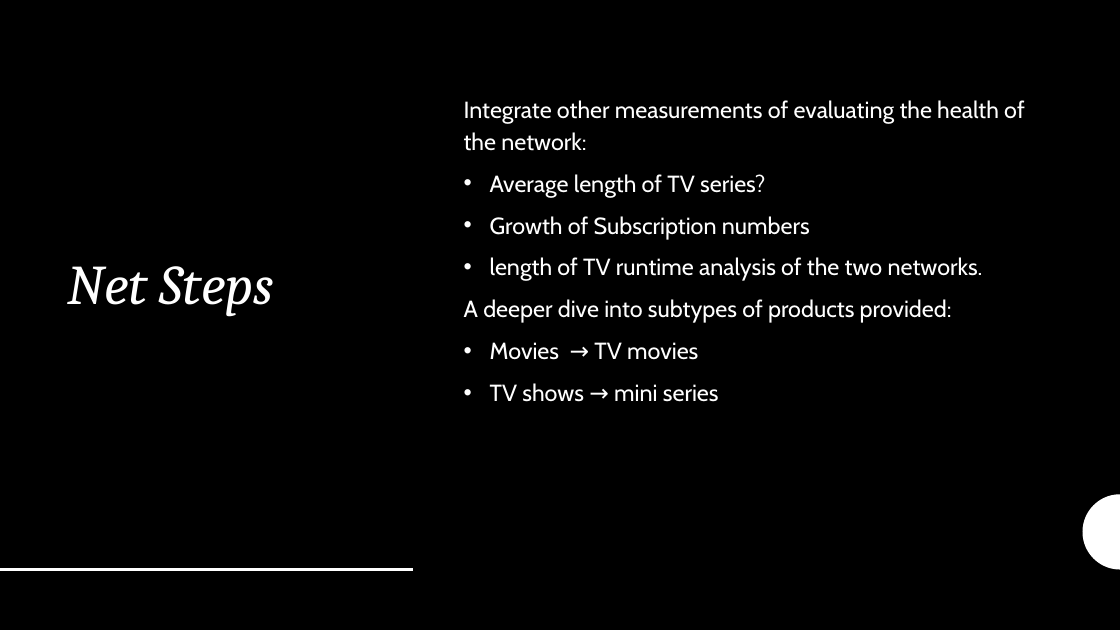
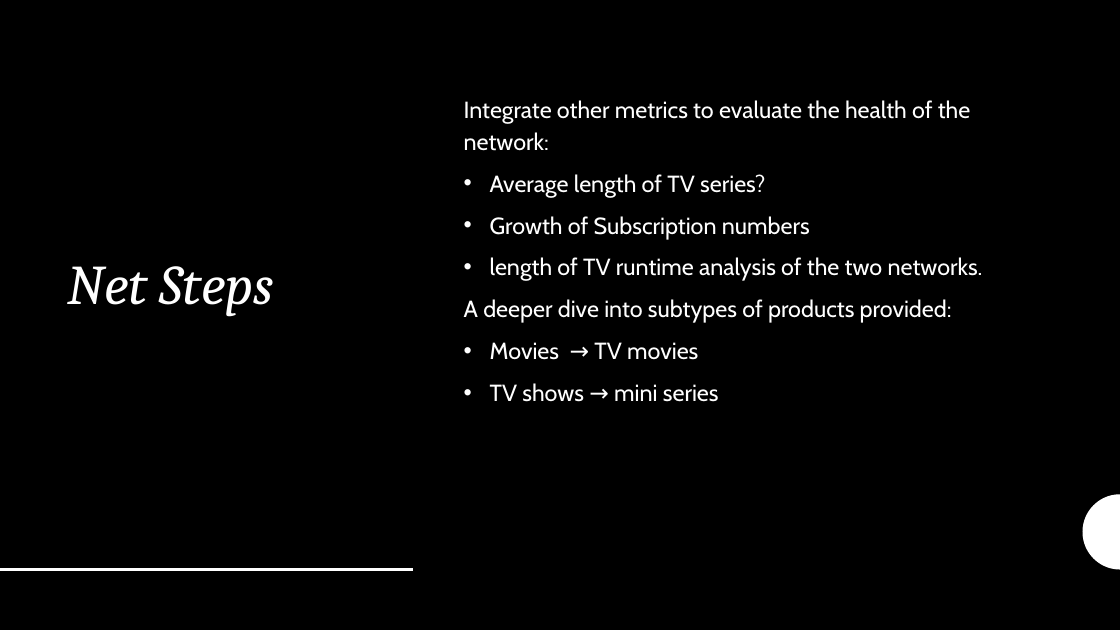
Before and after one commit to qwang27/Python_Into_Project, a slide deck: slide 8 of Analysis of Disney Plus Competitiveness over Netflix.pptx. Drawn at 1120x630 pixels with LibreOffice and Linux fonts; fonts in the diff are those of the drawing. Boxes give left, top, right and bottom in pixels: in the first picture for what was removed or moved away, otherwise in the second. Text is boxed around its words. In the diff, an @@ line names an element or a change of style, - is before the commit and + after.

```diff
--- a/Analysis of Disney Plus Competitiveness over Netflix.pptx
+++ b/Analysis of Disney Plus Competitiveness over Netflix.pptx
@@ text at (464, 100, 970, 151): text changed @@
-Integrate other measurements of evaluating the health of the network:
+Integrate other metrics to evaluate the health of the network:
```
Also in this commit, not shown: 6 other slides changed, 5 other files.
